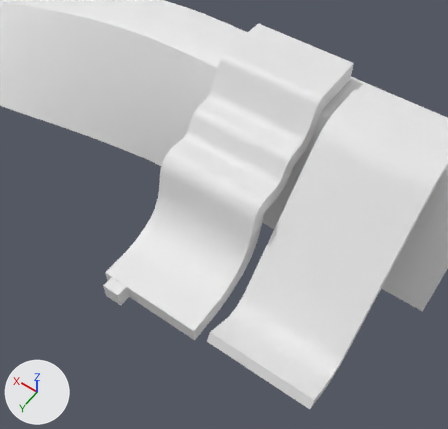
An edit to the glTF model Editor/IKRig/LevelModel/CurvedRamps_UniRamp.glb, drawn before and after from the same camera.
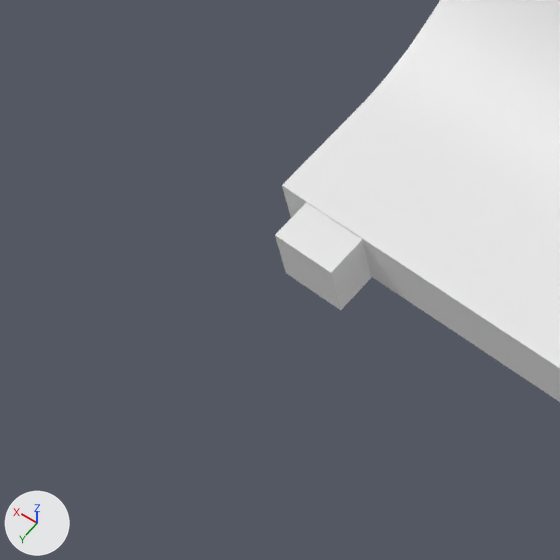
Old and new are each drawn from a camera (50 mm lens) standing at (-114.5, 67.8, 196.3) and looking at (-35.4, -43.0, 22.2) and again close up on the part from 7% to 40% of the width and 52% to 87% of the height. The axes (+X, +Y, +Z) are drawn at lower left. The lights are the same throughout. The last two pictures show the newer version. Where no turn or scale is listed for an object, it has been applied to the vertices.
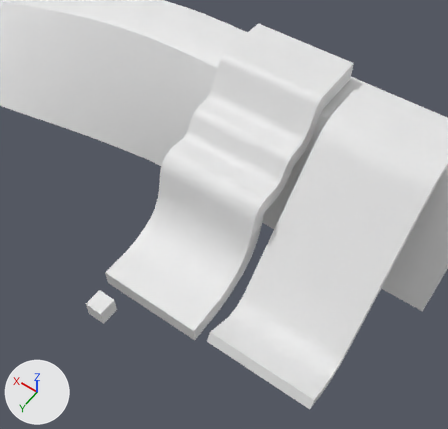
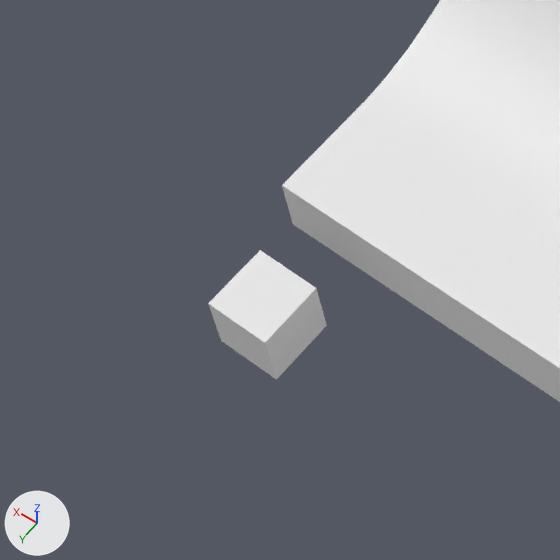
Commit message: round ramps

Pixel boxes [x1, y1, x2, y2] of what changed, in the close-ups (560 x 560 px):
```json
{"object": "Cube", "change": "moved", "before": [275, 203, 372, 310], "after": [208, 250, 327, 380]}
```

Edits to the scene script, one JSON object a line:
```json
{"op": "set", "path": "ob_cube.location", "old": "(-16.0, -5.0, 4.0)", "new": "(-16.0, 4.0, 4.0)"}
```
